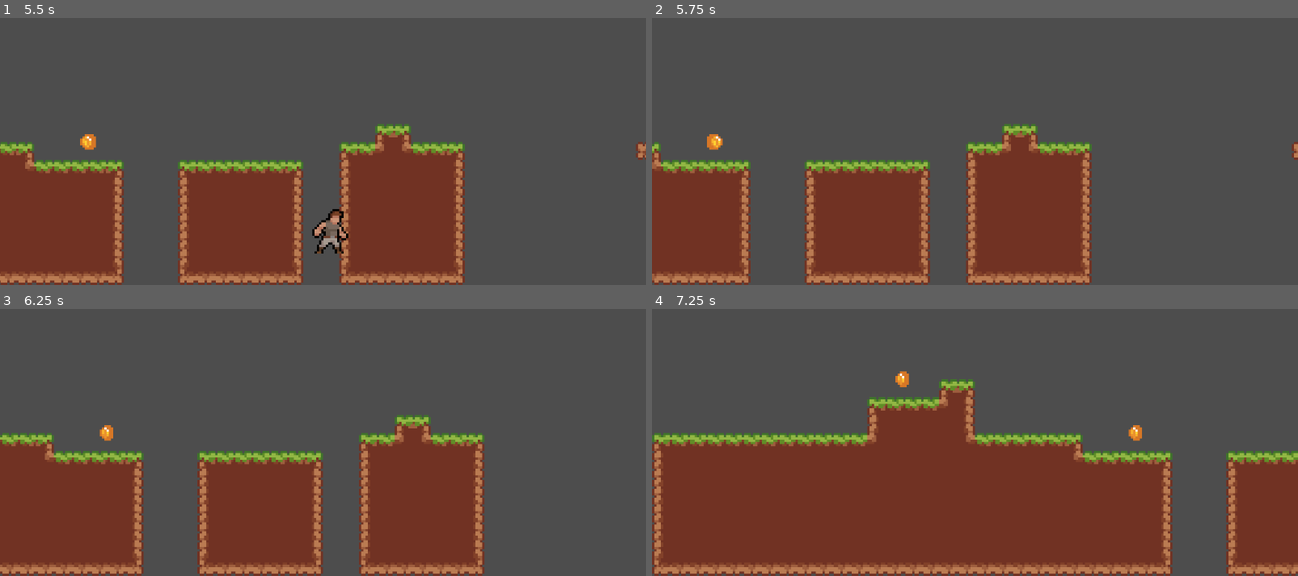
Above: before the commit, frames 1-4 (two rows, left to right).
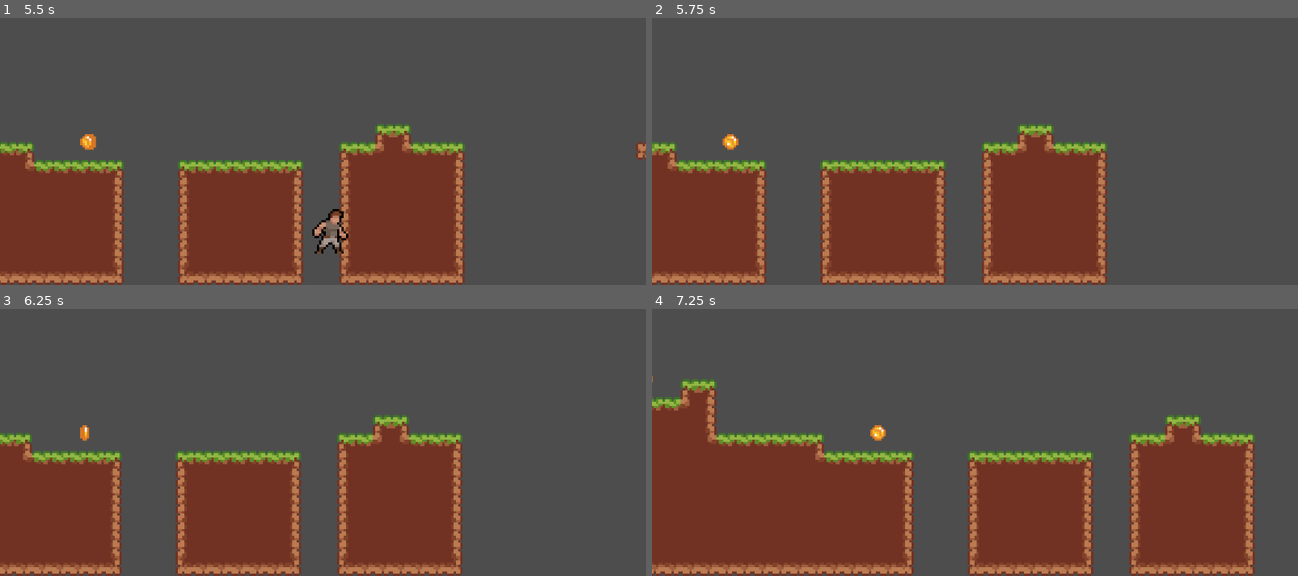
Above: after the commit, the same moments.

Repository: AashaStudios/ProjectRun
Game: Godot game, scene res://scenes/game.tscn
Same seed, same stepped clock (60 frames per second), same inputs: the game is played once before the commit and once after it.
Inputs:
- Up to frame 1 (5.5 s): hold Right (right) 0.53-2.03 s; tap Space (jump) at 0.77, 1.52, 3.02, 3.77, 4.52 s; hold Left (left) 2.03-2.78 s; hold Right (right) 2.78-4.28 s; hold Left (left) 4.28-5.03 s; hold Right (right) from 5.03 s (still down)
- Up to frame 2 (5.75 s): keep holding Right (right)
- Up to frame 3 (6.25 s): release Right (right) at 5.78 s; hold Left (left) from 5.78 s (still down); tap Space (jump) at 6.02 s
- Up to frame 4 (7.25 s): keep holding Left (left); tap Space (jump) at 6.77 s

Frame 1 is identical in both runs. In frame 2, 10% of the frame differs, in the area x 0-100%, y 39-100%; in frame 3, 14%; in frame 4, 29%, in the area x 0-100%, y 23-100%.

Commit message:
Player died by touching a slime

Diff:
--- a/scenes/killzone.gd
+++ b/scenes/killzone.gd
@@ -4,10 +4,13 @@
 @onready var timer: Timer = $Timer
 
 
-func _on_body_entered(_body: Node2D) -> void:
+func _on_body_entered(body: Node2D) -> void:
     print("You Died!")
+    Engine.time_scale = 0.5
+    body.get_node("CollisionShape2D").queue_free()
     timer.start()
 
 
 func _on_timer_timeout() -> void:
+    Engine.time_scale = 1
     get_tree().reload_current_scene()
